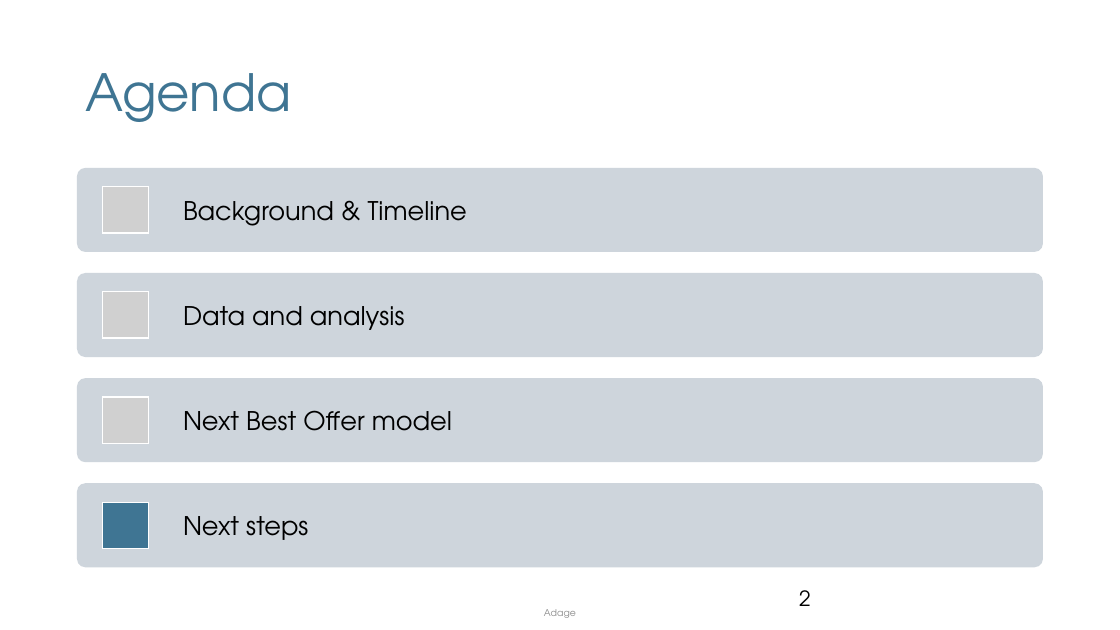
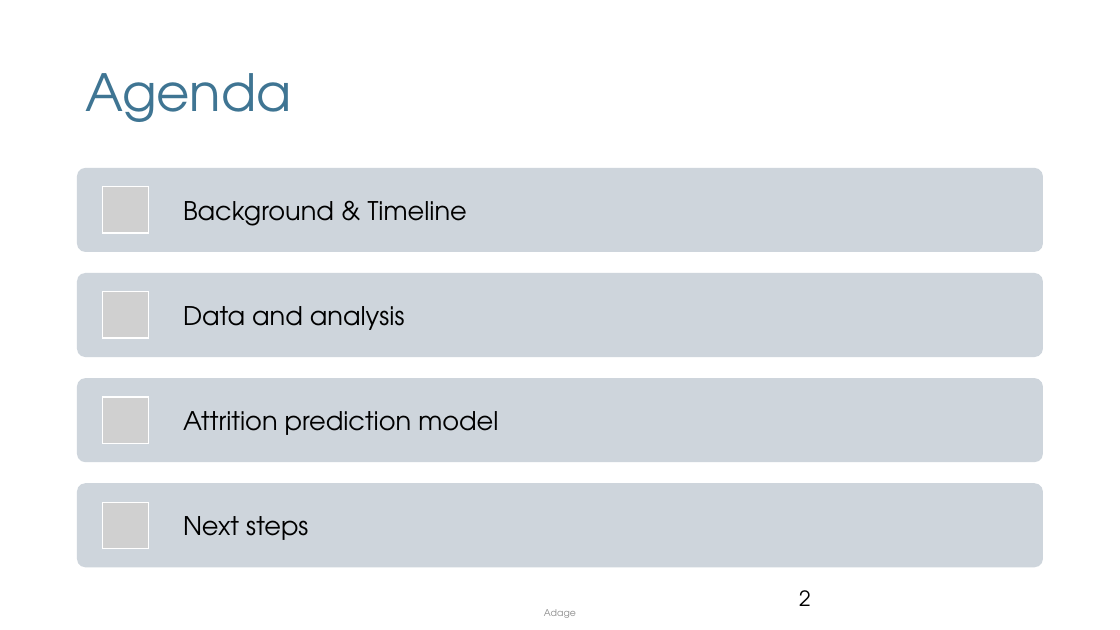
Before and after one commit to mnikolop/case2-IBM-HR, a slide deck: slide 2 of presentations/Deliverable.pptx. Drawn at 1120x630 pixels with LibreOffice and Linux fonts; fonts in the diff are those of the drawing; grey boxes stand for pictures; background and template pictures are left out. Boxes give left, top, right and bottom in pixels: in the first picture for what was removed or moved away, otherwise in the second. Text is boxed around its words. In the diff, an @@ line names an element or a change of style, - is before the commit and + after.

```diff
--- a/presentations/Deliverable.pptx
+++ b/presentations/Deliverable.pptx
@@ text at [183,411,498,435]: text changed @@
-Next Best Offer model
+Attrition prediction model
@@ rectangle removed at [103,502,149,549] @@
@@ picture added at [103,502,149,549] @@
```
Also in this commit, not shown: 2 other slides changed, 7 slides added, 5 slides removed, 3 other files.
